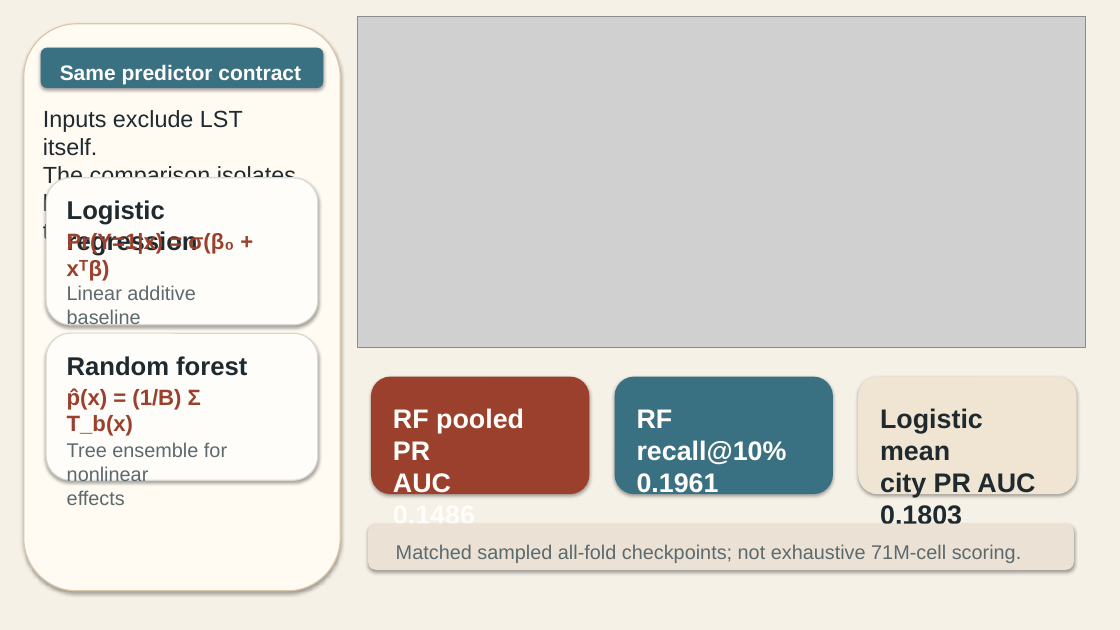
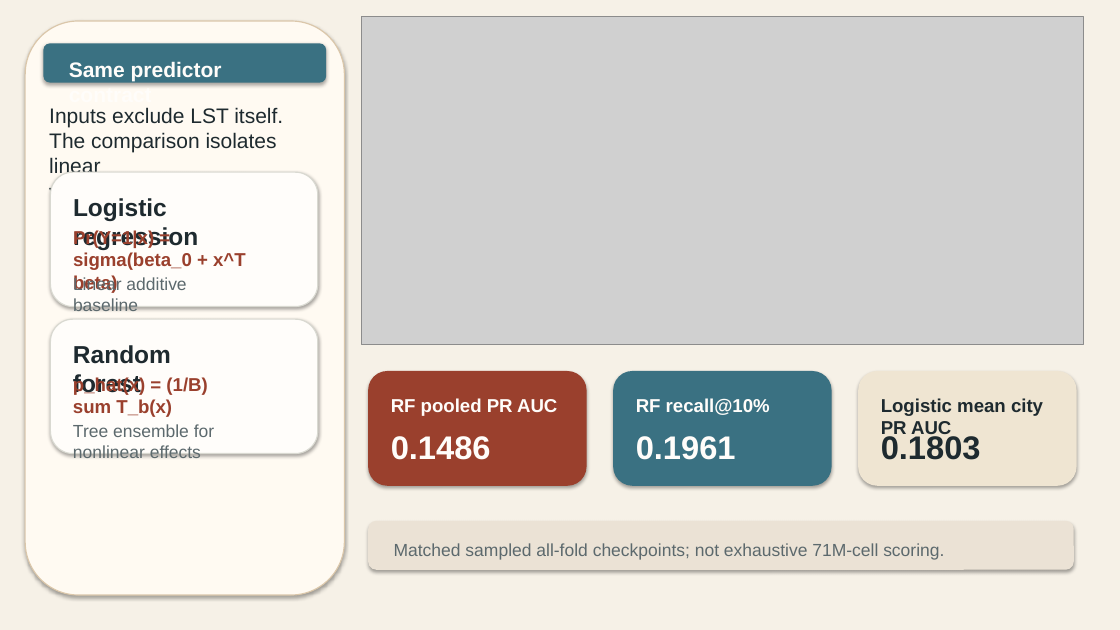
Before and after one commit to goldember12-alt/urban-heat-mapping-dataset, a slide deck: slide 4 of docs/presentation_2026/urban_heat_transfer_presentation.pptx. Drawn at 1120x630 pixels with LibreOffice and Linux fonts; fonts in the diff are those of the drawing; grey boxes stand for pictures. Boxes give left, top, right and bottom in pixels: in the first picture for what was removed or moved away, otherwise in the second. Text is boxed around its words. In the diff, an @@ line names an element or a change of style, - is before the commit and + after.

Commit message:
Refine editable deck for figure-led presentation

```diff
--- a/docs/presentation_2026/urban_heat_transfer_presentation.pptx
+++ b/docs/presentation_2026/urban_heat_transfer_presentation.pptx
@@ rounded rectangle: place and size @@
-rounded rectangle at [24, 24, 340, 591]
+rounded rectangle at [25, 21, 344, 595]
@@ picture: place and size @@
-picture at [357, 17, 1086, 347]
+picture at [361, 17, 1084, 344]
@@ rounded rectangle: place and size @@
-rounded rectangle at [40, 48, 323, 88]
+rounded rectangle at [44, 44, 327, 83]
@@ text "Same predictor contract" rewrapped from [60, 64, 301, 85] to [69, 61, 222, 86] @@
@@ text at [49, 107, 283, 127]: size 20 to 18 pt in "Inputs exclude LST itself." @@
@@ text at [49, 132, 277, 203]: text changed; size 20 to 18 pt @@
-The comparison isolates
-linear vs nonlinear
-transfer behavior.
+The comparison isolates linear
+versus nonlinear transfer.
@@ rounded rectangle: place and size @@
-rounded rectangle at [46, 178, 318, 325]
+rounded rectangle at [50, 172, 318, 307]
@@ text "Logistic regression" at [73, 198, 198, 250]: size 22 to 21 pt @@
@@ text at [73, 229, 246, 270]: text changed; size 19 to 16 pt @@
-Pr(Y=1|x) = σ(β₀ + xᵀβ)
+Pr(Y=1|x) = sigma(beta_0 + x^T beta)
@@ text "Linear additive baseline": place and size @@
-text "Linear additive baseline" at [67, 285, 195, 327]
+text "Linear additive baseline" at [73, 277, 186, 311]
@@ text "Linear additive baseline" at [73, 277, 186, 311]: size 17 to 15 pt @@
@@ rounded rectangle: place and size @@
-rounded rectangle at [46, 334, 318, 481]
+rounded rectangle at [50, 319, 318, 454]
@@ text "Random forest" at [73, 345, 171, 395]: size 22 to 21 pt @@
@@ text "Random forest": place and size @@
-text "Random forest" at [67, 356, 247, 376]
+text "Random forest" at [73, 345, 171, 395]
@@ text at [73, 376, 207, 417]: text changed; size 19 to 16 pt @@
-p̂(x) = (1/B) Σ T_b(x)
+p_hat(x) = (1/B) sum T_b(x)
@@ rounded rectangle: place and size @@
-rounded rectangle at [371, 376, 590, 494]
+rounded rectangle at [368, 371, 586, 486]
@@ rounded rectangle: place and size @@
-rounded rectangle at [615, 376, 833, 494]
+rounded rectangle at [613, 371, 832, 486]
@@ rounded rectangle: place and size @@
-rounded rectangle at [859, 376, 1077, 494]
+rounded rectangle at [859, 371, 1077, 486]
@@ text at [391, 398, 557, 416]: text changed; size 23 to 16 pt @@
-RF pooled PR
-AUC
-0.1486
+RF pooled PR AUC
@@ text at [636, 398, 770, 415]: text changed; size 23 to 16 pt @@
-RF
-recall@10%
-0.1961
+RF recall@10%
@@ text at [881, 398, 1043, 439]: text changed; size 23 to 16 pt @@
-Logistic mean
-city PR AUC
-0.1803
+Logistic mean city PR AUC
@@ text at [73, 424, 214, 458]: text changed; size 17 to 15 pt @@
-Tree ensemble for nonlinear
-effects
+Tree ensemble for nonlinear effects
@@ text added at [391, 436, 491, 460], 28 pt, text #FFFDFA, bold @@
+0.1486
@@ text added at [636, 436, 736, 460], 28 pt, text #FFFDFA, bold @@
+0.1961
@@ text added at [881, 433, 981, 460], 28 pt, text #1E2A2F, bold @@
+0.1803
@@ text "Matched sampled all-fold checkpoints; not ..." at [394, 543, 944, 560]: size 17 to 15 pt @@
```
Also in this commit, not shown: 3 other slides changed, 3 slides added, 2 slides removed, 8 other files.
